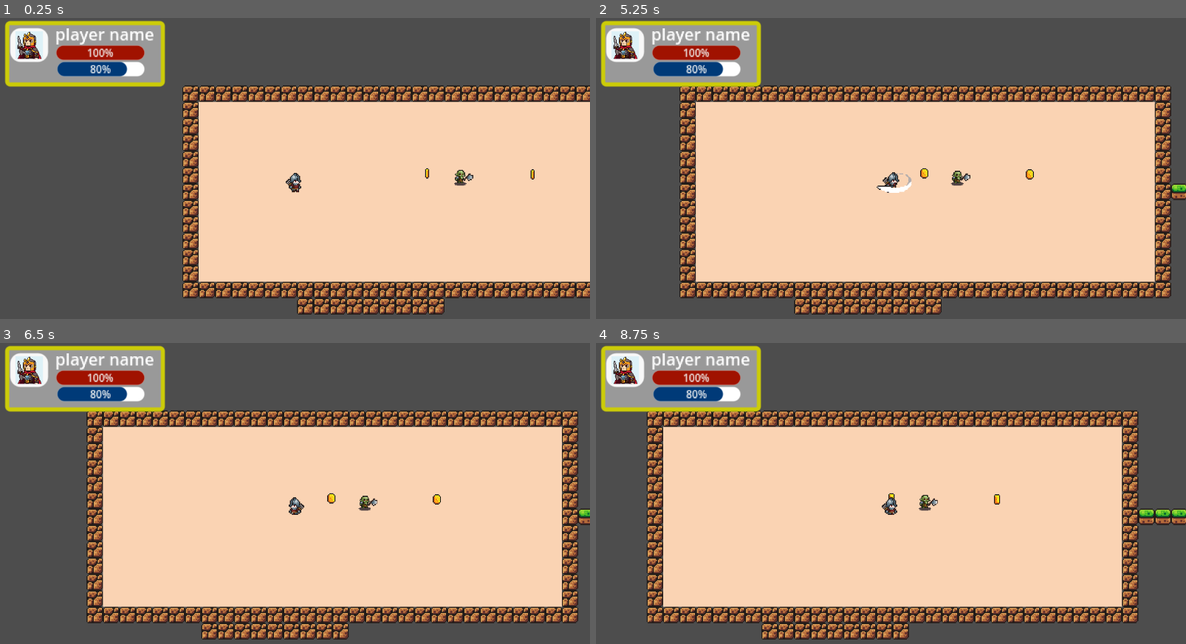
Above: before the commit, frames 1-4 (two rows, left to right).
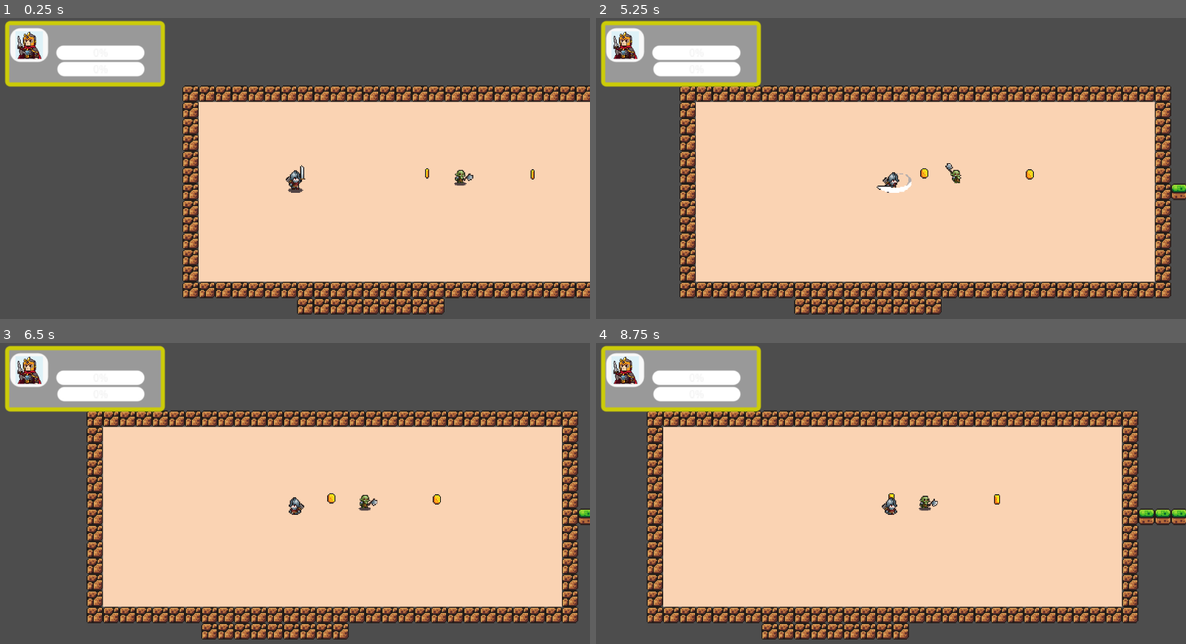
Above: after the commit, the same moments.

Repository: emkhanhhocgioi/DungeonRunner
Game: Godot game, scene res://game.tscn
Two runs of this game, one before a commit and one after it. Both use one fixed random seed, a clock stepped at 60 frames per second and the inputs below. This scene is started directly instead of the project's main scene.
Inputs (mouse positions are in pixels of both pictures, inside the frame that each line leads up to):
- Up to frame 1 (0.25 s): no input
- Up to frame 2 (5.25 s): tap Enter (ui_accept) at 0.5, 0.77, 1.52, 3.02, 3.77, 4.52 s; move the mouse to (1020, 168) at 0.52 s; hold D (MoveRight) 0.53-2.03 s; click (1020, 168) at 0.6 s; move the mouse to (773, 201) at 1.27 s; click (773, 201) at 1.35 s; move the mouse to (950, 111) at 2.02 s; hold A (MoveLeft) 2.03-2.78 s; click (950, 111) at 2.1 s; move the mouse to (861, 249) at 2.77 s; hold D (MoveRight) 2.78-4.28 s; click (861, 249) at 2.85 s; move the mouse to (1068, 234) at 3.52 s; click (1068, 234) at 3.6 s; move the mouse to (714, 135) at 4.27 s; hold A (MoveLeft) 4.28-5.03 s; click (714, 135) at 4.35 s; move the mouse to (920, 183) at 5.02 s; hold D (MoveRight) from 5.03 s (still down); click (920, 183) at 5.1 s
- Up to frame 3 (6.5 s): move the mouse to (206, 427) at 5.77 s; release D (MoveRight) at 5.78 s; hold A (MoveLeft) from 5.78 s (still down); click (206, 427) at 5.85 s; tap Enter (ui_accept) at 6.02 s
- Up to frame 4 (8.75 s): move the mouse to (1020, 493) at 6.52 s; click (1020, 493) at 6.6 s; tap Enter (ui_accept) at 6.77, 7.52 s; move the mouse to (773, 526) at 7.27 s; release A (MoveLeft) at 7.28 s; hold D (MoveRight) from 7.28 s (still down); click (773, 526) at 7.35 s; move the mouse to (950, 436) at 8.02 s; click (950, 436) at 8.1 s

The runs differ from the first frame. In frame 1, 1.8% of the frame differs, in the area x 9-52%, y 3-59%; in frame 2, 1.7%; in frame 3, 1.6%; in frame 4, 1.7%.

Commit message:
6/3/2025

Diff:
--- a/game.gd
+++ b/game.gd
@@ -4,6 +4,7 @@
 @onready var camera_2d: Camera2D = $camera2d
 
 #var player_scene = preload("res://scenes/player_scene/player.tscn")
+@onready var top_ui: Control = $Player/camera2d/TopUI
 
 @onready var player2: PlayerMain = $Player
 
@@ -13,6 +14,7 @@
 	if player2 :
 		print(player2)
 		initplayerdata()
+
 
 
 func getjsondata(new_json: Dictionary) -> void:
@@ -28,8 +30,15 @@
 		)
 
 		print("👤 Player Username:", player2.Uname)
+		print("👤 Player HP:", player2.health)
+		print("👤 Player MP:", player2.userMP)
+		top_ui.setUserName(player2.Uname)
+		top_ui.setHpBar(player2.health)
+		top_ui.setMpBar(player2.userMP)
 	else:
 		print("❌ LỖI: Chưa có dữ liệu JSON hoặc Player chưa sẵn sàng!")
 
 func _process(delta: float) -> void:
-	pass
+	top_ui.setUserName(player2.Uname)
+	top_ui.setHpBar(player2.health)
+	top_ui.setMpBar(player2.userMP)
--- a/scenes/enemy_scene/MeleeEnemy.tscn
+++ b/scenes/enemy_scene/MeleeEnemy.tscn
@@ -1,11 +1,13 @@
-[gd_scene load_steps=33 format=3 uid="uid://8ihtlr3fcxmn"]
-
-[ext_resource type="Script" path="res://scenes/enemy_scene/melee_enemy.gd" id="1_3mxnc"]
+[gd_scene load_steps=42 format=3 uid="uid://8ihtlr3fcxmn"]
+
+[ext_resource type="Script" path="res://scenes/enemy_scene/script/melee_enemy.gd" id="1_3mxnc"]
 [ext_resource type="Texture2D" uid="uid://dila8mste8etf" path="res://assets/Tiny RPG Character Asset Pack v1.03 -Free Soldier&Orc/Characters(100x100)/Orc/Orc with shadows/Orc-Idle.png" id="1_6me3j"]
 [ext_resource type="Texture2D" uid="uid://dsfm3wm6uup5t" path="res://assets/Tiny RPG Character Asset Pack v1.03 -Free Soldier&Orc/Characters(100x100)/Orc/Orc with shadows/Orc-Death.png" id="2_jljas"]
 [ext_resource type="Texture2D" uid="uid://bq0jt27w0e1o2" path="res://assets/Tiny RPG Character Asset Pack v1.03 -Free Soldier&Orc/Characters(100x100)/Orc/Orc with shadows/Orc-Hurt.png" id="2_ownub"]
 [ext_resource type="Texture2D" uid="uid://b66848b7ohih4" path="res://assets/Tiny RPG Character Asset Pack v1.03 -Free Soldier&Orc/Characters(100x100)/Orc/Orc with shadows/Orc-Walk.png" id="2_ua8hf"]
 [ext_resource type="Script" path="res://scripts/Hurtbox.gd" id="3_k5epe"]
+[ext_resource type="Texture2D" uid="uid://cwk1vpvfc1ux2" path="res://assets/Tiny RPG Character Asset Pack v1.03 -Free Soldier&Orc/Characters(100x100)/Orc/Orc/Orc-Attack01.png" id="4_x43tf"]
+[ext_resource type="Script" path="res://scripts/Hitbox.gd" id="7_7gd0y"]
 
 [sub_resource type="AtlasTexture" id="AtlasTexture_ej51n"]
 atlas = ExtResource("2_ownub")
@@ -46,6 +48,30 @@
 [sub_resource type="AtlasTexture" id="AtlasTexture_0aqe6"]
 atlas = ExtResource("2_ownub")
 region = Rect2(300, 0, 100, 100)
+
+[sub_resource type="AtlasTexture" id="AtlasTexture_5pw3e"]
+atlas = ExtResource("4_x43tf")
+region = Rect2(0, 0, 100, 100)
+
+[sub_resource type="AtlasTexture" id="AtlasTexture_4is2t"]
+atlas = ExtResource("4_x43tf")
+region = Rect2(100, 0, 100, 100)
+
+[sub_resource type="AtlasTexture" id="AtlasTexture_cqv64"]
+atlas = ExtResource("4_x43tf")
+region = Rect2(200, 0, 100, 100)
+
+[sub_resource type="AtlasTexture" id="AtlasTexture_h6aa8"]
+atlas = ExtResource("4_x43tf")
+region = Rect2(300, 0, 100, 100)
+
+[sub_resource type="AtlasTexture" id="AtlasTexture_afim6"]
+atlas = ExtResource("4_x43tf")
+region = Rect2(400, 0, 100, 100)
+
+[sub_resource type="AtlasTexture" id="AtlasTexture_o453t"]
+atlas = ExtResource("4_x43tf")
+region = Rect2(500, 0, 100, 100)
 
 [sub_resource type="AtlasTexture" id="AtlasTexture_w1r7v"]
 atlas = ExtResource("1_6me3j")
@@ -144,6 +170,29 @@
 "loop": false,
 "name": &"Hit",
 "speed": 5.0
+}, {
+"frames": [{
+"duration": 1.0,
+"texture": SubResource("AtlasTexture_5pw3e")
+}, {
+"duration": 1.0,
+"texture": SubResource("AtlasTexture_4is2t")
+}, {
+"duration": 1.0,
+"texture": SubResource("AtlasTexture_cqv64")
+}, {
+"duration": 1.0,
+"texture": SubResource("AtlasTexture_h6aa8")
+}, {
+"duration": 1.0,
+"texture": SubResource("AtlasTexture_afim6")
+}, {
+"duration": 1.0,
+"texture": SubResource("AtlasTexture_o453t")
+}],
+"loop": false,
+"name": &"attack",
+"speed": 10.0
 }, {
 "frames": [{
 "duration": 1.0,
@@ -202,15 +251,20 @@
 radius = 4.0
 height = 14.0
 
+[sub_resource type="RectangleShape2D" id="RectangleShape2D_ka4js"]
+size = Vector2(12, 10)
+
 [node name="MeleeEnemy" type="Node"]
 script = ExtResource("1_3mxnc")
 
-[node name="AnimatedSprite2D" type="AnimatedSprite2D" parent="."]
+[node name="OrcSprite" type="AnimatedSprite2D" parent="."]
 position = Vector2(-1, -6)
 scale = Vector2(0.81, 0.82)
 sprite_frames = SubResource("SpriteFrames_fr7xx")
-animation = &"idle"
+animation = &"running"
 autoplay = "idle"
+frame = 7
+frame_progress = 0.0770679
 
 [node name="HurtBox" type="Area2D" parent="."]
 script = ExtResource("3_k5epe")
@@ -218,3 +272,12 @@
 [node name="CollisionShape2D" type="CollisionShape2D" parent="HurtBox"]
 position = Vector2(0, -6)
 shape = SubResource("CapsuleShape2D_tf6px")
+
+[node name="Hitbox" type="Area2D" parent="."]
+script = ExtResource("7_7gd0y")
+
+[node name="CollisionShape2D" type="CollisionShape2D" parent="Hitbox"]
+position = Vector2(20, -6)
+shape = SubResource("RectangleShape2D_ka4js")
+
+[node name="Timer" type="Timer" parent="."]
--- a/scenes/enemy_scene/melee_enemy.gd
+++ /dev/null
@@ -1,29 +0,0 @@
-extends Node
-
-@onready var animated_sprite_2d: AnimatedSprite2D = $AnimatedSprite2D
-
-
-var HeathPoint = 10
-
-func take_damage(damge : int) ->void:
-	animated_sprite_2d.play("Hit")
-	HeathPoint = HeathPoint - damge
-	await animated_sprite_2d.animation_finished
-	animated_sprite_2d.play("idle")
-	print(HeathPoint)
-
-func die() -> void:
-	if HeathPoint == 0:
-		animated_sprite_2d.play("Death")
-		await  animated_sprite_2d.animation_finished
-		self.queue_free()
-	pass
-
-func _ready() -> void:
-	pass # Replace with function body.
-
-
-# Called every frame. 'delta' is the elapsed time since the previous frame.
-func _process(delta: float) -> void:
-	die()
-	pass
--- /dev/null
+++ b/scenes/enemy_scene/script/melee_enemy.gd
@@ -0,0 +1,47 @@
+extends Node
+
+
+@onready var orc_sprite: AnimatedSprite2D = $OrcSprite
+@onready var hitbox: Hitbox = $Hitbox
+
+@onready var timer: Timer = $Timer
+
+
+
+var HeathPoint = 100
+var moblv = 1
+var Damage = 20
+
+func attackPlayer () -> void :
+	hitbox.set_deferred("monitoring", true)
+	hitbox.set_deferred("monitorable", true)
+	orc_sprite.play("attack")
+	await orc_sprite.animation_finished
+	hitbox.set_deferred("monitoring", false)
+	hitbox.set_deferred("monitorable", false)
+	orc_sprite.play("idle")
+
+func take_damage(damge : int) ->void:
+	orc_sprite.play("Hit")
+	HeathPoint = HeathPoint - damge
+	await orc_sprite.animation_finished
+	orc_sprite.play("idle")
+	print(HeathPoint)
+
+func die() -> void:
+	if HeathPoint == 0:
+		orc_sprite.play("Death")
+		await  orc_sprite.animation_finished
+		self.queue_free()
+	pass
+
+func _ready() -> void:
+	hitbox.changeBaseDamage(Damage)
+	timer.wait_time = 5.0
+	timer.timeout.connect(attackPlayer)
+	timer.start()
+
+# Called every frame. 'delta' is the elapsed time since the previous frame.
+func _process(delta: float) -> void:
+	die()
+	pass
--- a/scenes/player_scene/player.tscn
+++ b/scenes/player_scene/player.tscn
@@ -1,14 +1,20 @@
-[gd_scene load_steps=31 format=3 uid="uid://bgxauqvpn8ohy"]
+[gd_scene load_steps=37 format=3 uid="uid://bgxauqvpn8ohy"]
 
 [ext_resource type="Script" path="res://scripts/player_scripts/player.gd" id="1_xq5xl"]
 [ext_resource type="Texture2D" uid="uid://ch2e2x4cfy6sb" path="res://assets/Tiny RPG Character Asset Pack v1.03 -Free Soldier&Orc/Characters(100x100)/Soldier/Soldier/Soldier-Idle.png" id="1_ynej0"]
 [ext_resource type="Texture2D" uid="uid://7mtcwxw70k4x" path="res://assets/Tiny RPG Character Asset Pack v1.03 -Free Soldier&Orc/Characters(100x100)/Soldier/Soldier with shadows/Soldier-Attack01.png" id="2_68tuu"]
 [ext_resource type="Texture2D" uid="uid://c20xog6j8krhq" path="res://assets/Tiny RPG Character Asset Pack v1.03 -Free Soldier&Orc/Characters(100x100)/Soldier/Soldier/Soldier-Walk.png" id="3_ib7mb"]
+[ext_resource type="Texture2D" uid="uid://ibygogmw3qqb" path="res://assets/Tiny RPG Character Asset Pack v1.03 -Free Soldier&Orc/Characters(100x100)/Soldier/Soldier/Soldier-Hurt.png" id="3_xdo5i"]
 [ext_resource type="Script" path="res://scripts/player_scripts/fsm.gd" id="5_qh52h"]
 [ext_resource type="Script" path="res://scripts/player_scripts/playerState/idle.gd" id="6_xjvqk"]
 [ext_resource type="Script" path="res://scripts/player_scripts/playerState/running.gd" id="7_h5538"]
 [ext_resource type="Script" path="res://scripts/player_scripts/playerState/attack.gd" id="8_tf6bw"]
 [ext_resource type="Script" path="res://scripts/Hitbox.gd" id="9_tdsy2"]
+[ext_resource type="Script" path="res://scripts/Hurtbox.gd" id="11_vjh3q"]
+
+[sub_resource type="CapsuleShape2D" id="CapsuleShape2D_mpdj7"]
+radius = 5.0
+height = 16.0
 
 [sub_resource type="AtlasTexture" id="AtlasTexture_14jnr"]
 atlas = ExtResource("2_68tuu")
@@ -25,6 +31,22 @@
 [sub_resource type="AtlasTexture" id="AtlasTexture_3x0pa"]
 atlas = ExtResource("2_68tuu")
 region = Rect2(100, 0, 100, 100)
+
+[sub_resource type="AtlasTexture" id="AtlasTexture_xat6y"]
+atlas = ExtResource("3_xdo5i")
+region = Rect2(0, 0, 100, 100)
+
+[sub_resource type="AtlasTexture" id="AtlasTexture_q6s2i"]
+atlas = ExtResource("3_xdo5i")
+region = Rect2(100, 0, 100, 100)
+
+[sub_resource type="AtlasTexture" id="AtlasTexture_wlr5v"]
+atlas = ExtResource("3_xdo5i")
+region = Rect2(200, 0, 100, 100)
+
+[sub_resource type="AtlasTexture" id="AtlasTexture_a570k"]
+atlas = ExtResource("3_xdo5i")
+region = Rect2(300, 0, 100, 100)
 
 [sub_resource type="AtlasTexture" id="AtlasTexture_xel1c"]
 atlas = ExtResource("1_ynej0")
@@ -100,6 +122,23 @@
 "loop": false,
 "name": &"attack",
 "speed": 7.0
+}, {
+"frames": [{
+"duration": 1.0,
+"texture": SubResource("AtlasTexture_xat6y")
+}, {
+"duration": 1.0,
+"texture": SubResource("AtlasTexture_q6s2i")
+}, {
+"duration": 1.0,
+"texture": SubResource("AtlasTexture_wlr5v")
+}, {
+"duration": 1.0,
+"texture": SubResource("AtlasTexture_a570k")
+}],
+"loop": false,
+"name": &"hurt",
+"speed": 10.0
 }, {
 "frames": [{
 "duration": 1.0,
@@ -154,24 +193,23 @@
 "speed": 10.0
 }]
 
-[sub_resource type="CapsuleShape2D" id="CapsuleShape2D_mpdj7"]
-radius = 6.0
-height = 16.0
-
 [sub_resource type="RectangleShape2D" id="RectangleShape2D_5s16u"]
 size = Vector2(12.9375, 13)
 
 [node name="Player" type="CharacterBody2D"]
 script = ExtResource("1_xq5xl")
 
+[node name="HurtBox" type="Area2D" parent="."]
+script = ExtResource("11_vjh3q")
+
+[node name="CollisionShape2D" type="CollisionShape2D" parent="HurtBox"]
+position = Vector2(0, -2)
+shape = SubResource("CapsuleShape2D_mpdj7")
+
 [node name="AnimatedSprite2D" type="AnimatedSprite2D" parent="."]
 sprite_frames = SubResource("SpriteFrames_no367")
-animation = &"idle"
+animation = &"hurt"
 autoplay = "idle"
-
-[node name="CollisionShape2D" type="CollisionShape2D" parent="."]
-position = Vector2(0, 2)
-shape = SubResource("CapsuleShape2D_mpdj7")
 
 [node name="FiniteStateMachine" type="Node" parent="."]
 script = ExtResource("5_qh52h")
@@ -191,7 +229,13 @@
 script = ExtResource("9_tdsy2")
 
 [node name="CollisionShape2D" type="CollisionShape2D" parent="Hitbox"]
-position = Vector2(17.5313, 2.5)
+position = Vector2(17, -2)
 shape = SubResource("RectangleShape2D_5s16u")
 
 [node name="HTTPRequest" type="HTTPRequest" parent="."]
+
+[node name="CollisionShape2D2" type="CollisionShape2D" parent="."]
+light_mask = 2
+visibility_layer = 2
+position = Vector2(0, -2)
+shape = SubResource("CapsuleShape2D_mpdj7")
--- a/scenes/ui_scene/GameMenu.tscn
+++ b/scenes/ui_scene/GameMenu.tscn
@@ -1,6 +1,7 @@
-[gd_scene load_steps=8 format=3 uid="uid://dtwfpmlelilrj"]
+[gd_scene load_steps=9 format=3 uid="uid://dtwfpmlelilrj"]
 
 [ext_resource type="Texture2D" uid="uid://btx12k4npo2r8" path="res://assets/bf163381-8964-4c95-a9a0-1a309ce34622.png" id="1_g4jh5"]
+[ext_resource type="Script" path="res://scripts/UI_scripts/game_menu.gd" id="1_vsatn"]
 
 [sub_resource type="StyleBoxFlat" id="StyleBoxFlat_y7mhf"]
 border_width_left = 4
@@ -55,6 +56,7 @@
 anchor_bottom = 1.0
 grow_horizontal = 2
 grow_vertical = 2
+script = ExtResource("1_vsatn")
 
 [node name="PlayerInfoBox" type="Panel" parent="."]
 layout_mode = 0
@@ -85,7 +87,7 @@
 texture = ExtResource("1_g4jh5")
 expand_mode = 1
 
-[node name="Label" type="Label" parent="PlayerInfoBox/PlayerAvatar"]
+[node name="playerName" type="Label" parent="PlayerInfoBox/PlayerAvatar"]
 layout_mode = 0
 offset_left = 44.0
 offset_top = -6.0
--- a/scenes/ui_scene/MainMenu.tscn
+++ /dev/null
@@ -1,253 +0,0 @@
-[gd_scene load_steps=8 format=3 uid="uid://ib18fhclb6hv"]
-
-[ext_resource type="Texture2D" uid="uid://d2ypntmyidh4g" path="res://assets/pic/8-bit-graphics-pixels-scene-with-castle.jpg" id="1_4ircg"]
-[ext_resource type="Script" path="res://scripts/UI_scripts/main_menu.gd" id="1_lc0r0"]
-
-[sub_resource type="StyleBoxTexture" id="StyleBoxTexture_yh7hr"]
-texture = ExtResource("1_4ircg")
-modulate_color = Color(0.529067, 0.529067, 0.529067, 1)
-
-[sub_resource type="StyleBoxFlat" id="StyleBoxFlat_u0e11"]
-bg_color = Color(0, 0.566251, 0.139546, 1)
-
-[sub_resource type="StyleBoxFlat" id="StyleBoxFlat_iut1l"]
-bg_color = Color(1, 1, 1, 1)
-corner_radius_top_left = 8
-corner_radius_top_right = 8
-corner_radius_bottom_right = 8
-corner_radius_bottom_left = 8
-
-[sub_resource type="StyleBoxFlat" id="StyleBoxFlat_6jg7k"]
-bg_color = Color(0.117647, 0.117647, 0.117647, 0.427451)
-corner_radius_top_left = 40
-corner_radius_top_right = 40
-corner_radius_bottom_right = 40
-corner_radius_bottom_left = 40
-
-[sub_resource type="StyleBoxFlat" id="StyleBoxFlat_w8eth"]
-bg_color = Color(0.93408, 0.93408, 0.93408, 1)
-corner_radius_top_left = 4
-corner_radius_top_right = 4
-corner_radius_bottom_right = 4
-corner_radius_bottom_left = 4
-
-[node name="MainMenu" type="Control"]
-layout_mode = 3
-anchors_preset = 15
-anchor_right = 1.0
-anchor_bottom = 1.0
-grow_horizontal = 2
-grow_vertical = 2
-size_flags_vertical = 0
-script = ExtResource("1_lc0r0")
-
-[node name="HTTPRequest" type="HTTPRequest" parent="."]
-
-[node name="Panel" type="Panel" parent="."]
-layout_mode = 1
-anchors_preset = 15
-anchor_right = 1.0
-anchor_bottom = 1.0
-grow_horizontal = 2
-grow_vertical = 2
-theme_override_styles/panel = SubResource("StyleBoxTexture_yh7hr")
-
-[node name="VBoxContainer" type="VBoxContainer" parent="."]
-layout_mode = 1
-anchors_preset = -1
-anchor_left = 0.799
-anchor_top = 0.5
-anchor_right = 0.799
-anchor_bottom = 0.5
-offset_left = -0.447998
-offset_top = -86.5
-offset_right = 231.552
-offset_bottom = 86.5
-grow_horizontal = 0
-grow_vertical = 2
-metadata/_edit_use_anchors_ = true
-
-[node name="Button" type="Button" parent="VBoxContainer"]
-layout_mode = 2
-size_flags_vertical = 3
-theme_override_colors/font_disabled_color = Color(0, 0, 0, 1)
-theme_override_colors/font_hover_pressed_color = Color(0, 0, 0, 1)
-theme_override_colors/font_hover_color = Color(0, 0, 0, 1)
-theme_override_colors/font_pressed_color = Color(0, 0, 0, 1)
-theme_override_colors/font_focus_color = Color(0, 0, 0, 1)
-theme_override_colors/font_color = Color(0, 0, 0, 1)
-theme_override_colors/font_outline_color = Color(0, 0, 0, 1)
-theme_override_colors/icon_normal_color = Color(0, 0, 0, 1)
-theme_override_colors/icon_focus_color = Color(0, 0, 0, 1)
-theme_override_colors/icon_pressed_color = Color(0, 0, 0, 1)
-theme_override_colors/icon_hover_pressed_color = Color(0, 0, 0, 1)
-theme_override_colors/icon_disabled_color = Color(0, 0, 0, 1)
-theme_override_font_sizes/font_size = 16
-theme_override_styles/pressed = SubResource("StyleBoxFlat_u0e11")
-theme_override_styles/normal = SubResource("StyleBoxFlat_iut1l")
-text = "Đăng nhập"
-
-[node name="Button2" type="Button" parent="VBoxContainer"]
-layout_mode = 2
-size_flags_vertical = 3
-theme_override_colors/font_disabled_color = Color(0, 0, 0, 1)
-theme_override_colors/font_hover_pressed_color = Color(0, 0, 0, 1)
-theme_override_colors/font_hover_color = Color(0, 0, 0, 1)
-theme_override_colors/font_pressed_color = Color(0, 0, 0, 1)
-theme_override_colors/font_focus_color = Color(0, 0, 0, 1)
-theme_override_colors/font_color = Color(0, 0, 0, 1)
-theme_override_colors/font_outline_color = Color(0, 0, 0, 1)
-theme_override_colors/icon_normal_color = Color(0, 0, 0, 1)
-theme_override_colors/icon_focus_color = Color(0, 0, 0, 1)
-theme_override_colors/icon_pressed_color = Color(0, 0, 0, 1)
-theme_override_colors/icon_hover_pressed_color = Color(0, 0, 0, 1)
-theme_override_colors/icon_disabled_color = Color(0, 0, 0, 1)
-theme_override_font_sizes/font_size = 16
-theme_override_styles/pressed = SubResource("StyleBoxFlat_u0e11")
-theme_override_styles/normal = SubResource("StyleBoxFlat_iut1l")
-text = "Đăng kí"
-
-[node name="Button3" type="Button" parent="VBoxContainer"]
-layout_mode = 2
-size_flags_vertical = 3
-theme_override_colors/font_disabled_color = Color(0, 0, 0, 1)
-theme_override_colors/font_hover_pressed_color = Color(0, 0, 0, 1)
-theme_override_colors/font_hover_color = Color(0, 0, 0, 1)
-theme_override_colors/font_pressed_color = Color(0, 0, 0, 1)
-theme_override_colors/font_focus_color = Color(0, 0, 0, 1)
-theme_override_colors/font_color = Color(0, 0, 0, 1)
-theme_override_colors/font_outline_color = Color(0, 0, 0, 1)
-theme_override_colors/icon_normal_color = Color(0, 0, 0, 1)
-theme_override_colors/icon_focus_color = Color(0, 0, 0, 1)
-theme_override_colors/icon_pressed_color = Color(0, 0, 0, 1)
-theme_override_colors/icon_hover_pressed_color = Color(0, 0, 0, 1)
-theme_override_colors/icon_disabled_color = Color(0, 0, 0, 1)
-theme_override_font_sizes/font_size = 16
-theme_override_styles/pressed = SubResource("StyleBoxFlat_u0e11")
-theme_override_styles/normal = SubResource("StyleBoxFlat_iut1l")
-text = "Thoát ra màn hình"
-
-[node name="AccountInForPanel" type="Panel" parent="."]
-layout_mode = 1
-anchors_preset = 8
-anchor_left = 0.5
-anchor_top = 0.5
-anchor_right = 0.5
-anchor_bottom = 0.5
-offset_left = -208.5
-offset_top = -303.0
-offset_right = 208.5
-offset_bottom = 303.0
-grow_horizontal = 2
-grow_vertical = 2
-theme_override_styles/panel = SubResource("StyleBoxFlat_6jg7k")
-
-[node name="Panel" type="Panel" parent="AccountInForPanel"]
-layout_mode = 0
-offset_left = 24.5
-offset_top = 262.0
-offset_right = 393.5
-offset_bottom = 326.0
-
-[node name="AccountUser" type="Panel" parent="AccountInForPanel/Panel"]
-layout_mode = 1
-anchors_preset = 8
-anchor_left = 0.5
-anchor_top = 0.5
-anchor_right = 0.5
-anchor_bottom = 0.5
-offset_left = -86.5
-offset_top = -20.0
-offset_right = 174.5
-offset_bottom = 19.0
-grow_horizontal = 2
-grow_vertical = 2
-theme_override_styles/panel = SubResource("StyleBoxFlat_w8eth")
-
-[node name="usernametextedit" type="TextEdit" parent="AccountInForPanel/Panel/AccountUser"]
-layout_mode = 1
-anchors_preset = 8
-anchor_left = 0.5
-anchor_top = 0.5
-anchor_right = 0.5
-anchor_bottom = 0.5
-offset_left = -126.5
-offset_top = -17.5
-offset_right = 126.5
-offset_bottom = 18.5
-grow_horizontal = 2
-grow_vertical = 2
-placeholder_text = "your username"
-
-[node name="Label" type="Label" parent="AccountInForPanel/Panel"]
-layout_mode = 1
-anchors_preset = -1
-anchor_left = 0.104
-anchor_top = 0.445
-anchor_right = 0.104
-anchor_bottom = 0.445
-offset_left = -38.876
-offset_top = -13.48
-offset_right = 55.124
-offset_bottom = 20.52
-text = "Username :
-"
-
-[node name="Panel2" type="Panel" parent="AccountInForPanel"]
-layout_mode = 1
-anchors_preset = -1
-anchor_left = 0.065
-anchor_top = 0.63
-anchor_right = 0.065
-anchor_bottom = 0.63
-offset_left = -4.605
-offset_top = -54.78
-offset_right = 364.395
-offset_bottom = 9.21997
-
-[node name="AccountPassword" type="Panel" parent="AccountInForPanel/Panel2"]
-layout_mode = 1
-anchors_preset = 8
-anchor_left = 0.5
-anchor_top = 0.5
-anchor_right = 0.5
-anchor_bottom = 0.5
-offset_left = -86.5
-offset_top = -20.0
-offset_right = 174.5
-offset_bottom = 19.0
-grow_horizontal = 2
-grow_vertical = 2
-theme_override_styles/panel = SubResource("StyleBoxFlat_w8eth")
-
-[node name="passwordtextedit" type="TextEdit" parent="AccountInForPanel/Panel2/AccountPassword"]
-layout_mode = 1
-anchors_preset = 8
-anchor_left = 0.5
-anchor_top = 0.5
-anchor_right = 0.5
-anchor_bottom = 0.5
-offset_left = -126.5
-offset_top = -17.5
-offset_right = 126.5
-offset_bottom = 18.5
-grow_horizontal = 2
-grow_vertical = 2
-placeholder_text = "your username"
-
-[node name="Label" type="Label" parent="AccountInForPanel/Panel2"]
-layout_mode = 1
-anchors_preset = -1
-anchor_left = 0.104
-anchor_top = 0.445
-anchor_right = 0.104
-anchor_bottom = 0.445
-offset_left = -38.876
-offset_top = -13.48
-offset_right = 55.124
-offset_bottom = 20.52
-text = "Password
-"
-
-[connection signal="pressed" from="VBoxContainer/Button" to="." method="_on_button_pressed"]
-[connection signal="pressed" from="VBoxContainer/Button2" to="." method="_on_button_2_pressed"]
--- a/scripts/Hitbox.gd
+++ b/scripts/Hitbox.gd
@@ -2,7 +2,7 @@
 class_name Hitbox
 
 
-@export var damage := 10
+@export var damage : int
 
 func _init() -> void:
 	add_to_group("Hitbox")
@@ -14,6 +14,9 @@
 # Called when the node enters the scene tree for the first time.
 func _ready() -> void:
 	pass # Replace with function body.
+func changeBaseDamage (dmg : int) -> void :
+	damage = dmg
+	pass
 
 
 # Called every frame. 'delta' is the elapsed time since the previous frame.
--- /dev/null
+++ b/scripts/UI_scripts/game_menu.gd
@@ -0,0 +1,12 @@
+extends Control
+
+@onready var h_pbar: ProgressBar = $PlayerInfoBox/HPbar
+@onready var m_pbar: ProgressBar = $PlayerInfoBox/MPbar
+@onready var player_name: Label = $PlayerInfoBox/PlayerAvatar/playerName
+
+func setHpBar (health : int)-> void :
+	h_pbar.value = health
+func setMpBar (mp :int ) -> void :
+	m_pbar.value = mp
+func setUserName (name : String) -> void:
+	player_name.text = name
--- a/scripts/class/State.gd
+++ b/scripts/class/State.gd
@@ -10,4 +10,4 @@
 	pass
 
 func Update(delta: float):
-	pass\
+	pass
--- a/scripts/player_scripts/fsm.gd
+++ b/scripts/player_scripts/fsm.gd
@@ -17,8 +17,8 @@
 			child.state_transition.connect(change_state)
 
 	# Nếu inital_state chưa được gán, tìm "idle" trong states
-	if !inital_state and states.has("idle"):
-		inital_state = states["idle"]
+	if !inital_state and states.has("attack"):
+		inital_state = states["attack"]
 
 
 	if inital_state:
--- a/scripts/player_scripts/player.gd
+++ b/scripts/player_scripts/player.gd
@@ -18,6 +18,7 @@
 @export var flipped_horizontal : bool
 @export var hit_particles : GPUParticles2D
 
+#player va cham voi mob khac chiu sat thuong
 
 @onready var http_request: HTTPRequest = $HTTPRequest
 
@@ -46,6 +47,15 @@
 	userDamage = userDamage
 	userArmor = userArmor
 	userBalance = userBalance
+	hitbox.changeBaseDamage(userDamage)
+
+
+func take_damage (damage : int) -> void :
+	health = health-damage
+	PlayerSprite.play("hurt")
+	await PlayerSprite.animation_finished
+	PlayerSprite.play("idle")
+	pass
 func _ready():
 	pass
 
@@ -91,3 +101,7 @@
 func _process(delta):
 
 	Turn()
+
+
+func _on_hitbox_area_entered(area: Area2D) -> void:
+	pass # Replace with function body.
